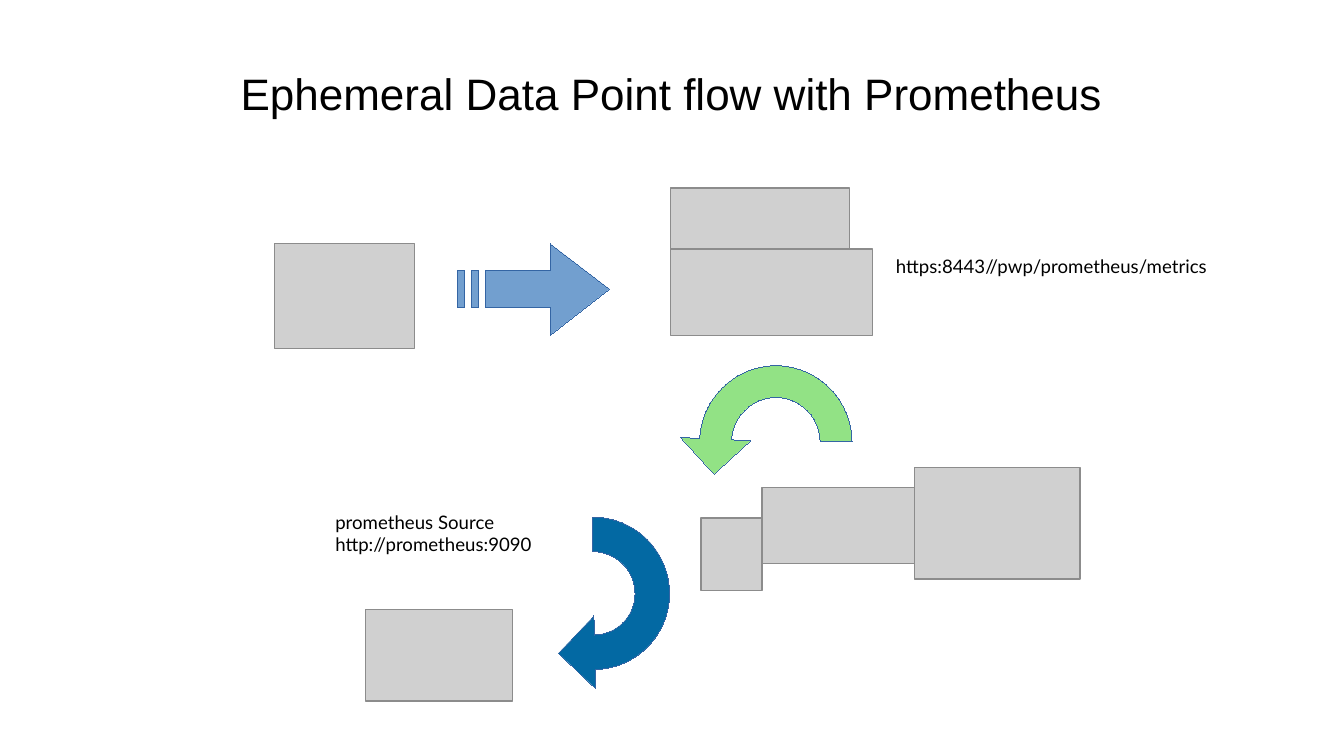
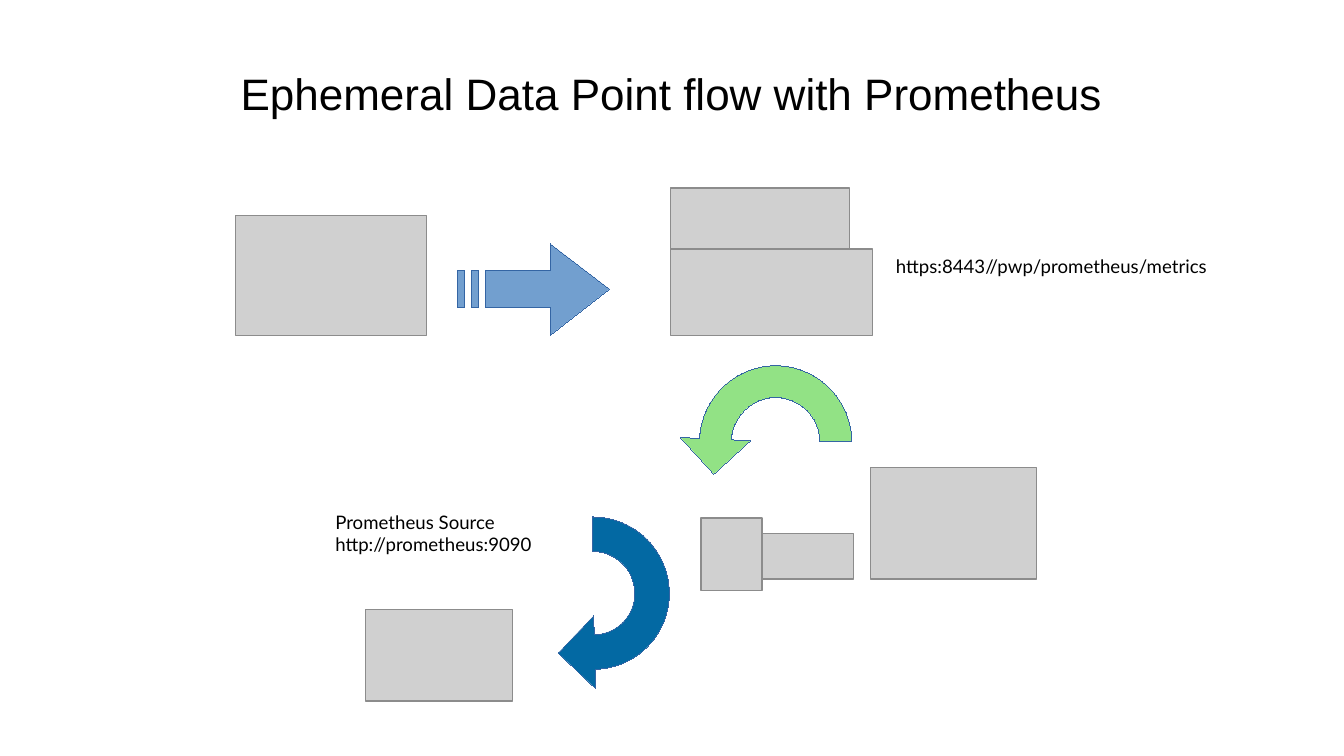
Before and after one commit to sergueik/springboot_study, a slide deck: slide 3 of basic-influxdb/data flow.odp. Drawn at 1344x756 pixels with LibreOffice and Linux fonts; fonts in the diff are those of the drawing; grey boxes stand for pictures. Boxes give left, top, right and bottom in pixels: in the first picture for what was removed or moved away, otherwise in the second. Text is boxed around its words. In the diff, an @@ line names an element or a change of style, - is before the commit and + after.

```diff
--- a/basic-influxdb/data flow.odp
+++ b/basic-influxdb/data flow.odp
@@ picture: place and size @@
-picture at bbox=[274, 244, 415, 349]
+picture at bbox=[235, 216, 427, 335]
@@ freeform shape at bbox=[700, 366, 853, 518]: outline redrawn @@
@@ picture: place and size @@
-picture at bbox=[915, 467, 1081, 579]
+picture at bbox=[871, 467, 1037, 579]
@@ text at bbox=[335, 515, 495, 529]: text changed @@
-prometheus Source
+Prometheus Source
@@ picture: place and size @@
-picture at bbox=[762, 488, 915, 565]
+picture at bbox=[762, 533, 854, 579]
```
Also in this commit, not shown: 4 other slides changed, 2 other files.
